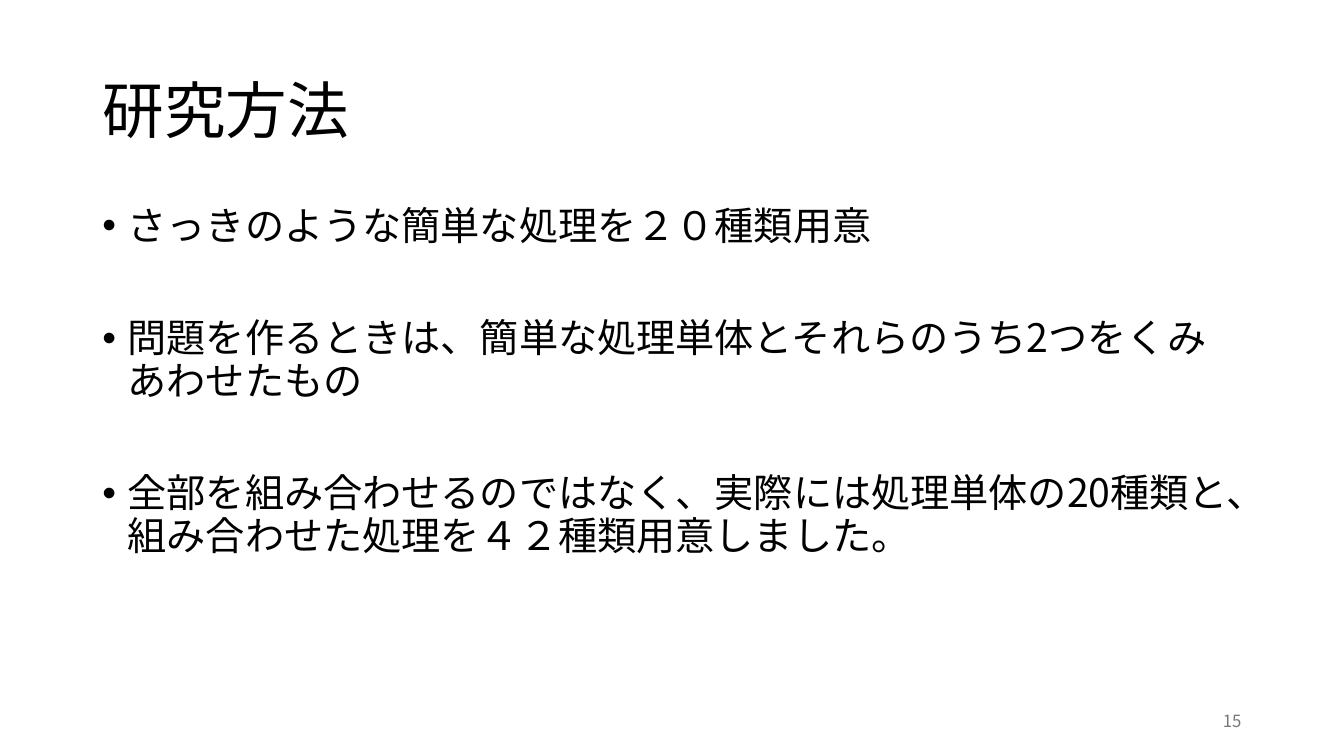
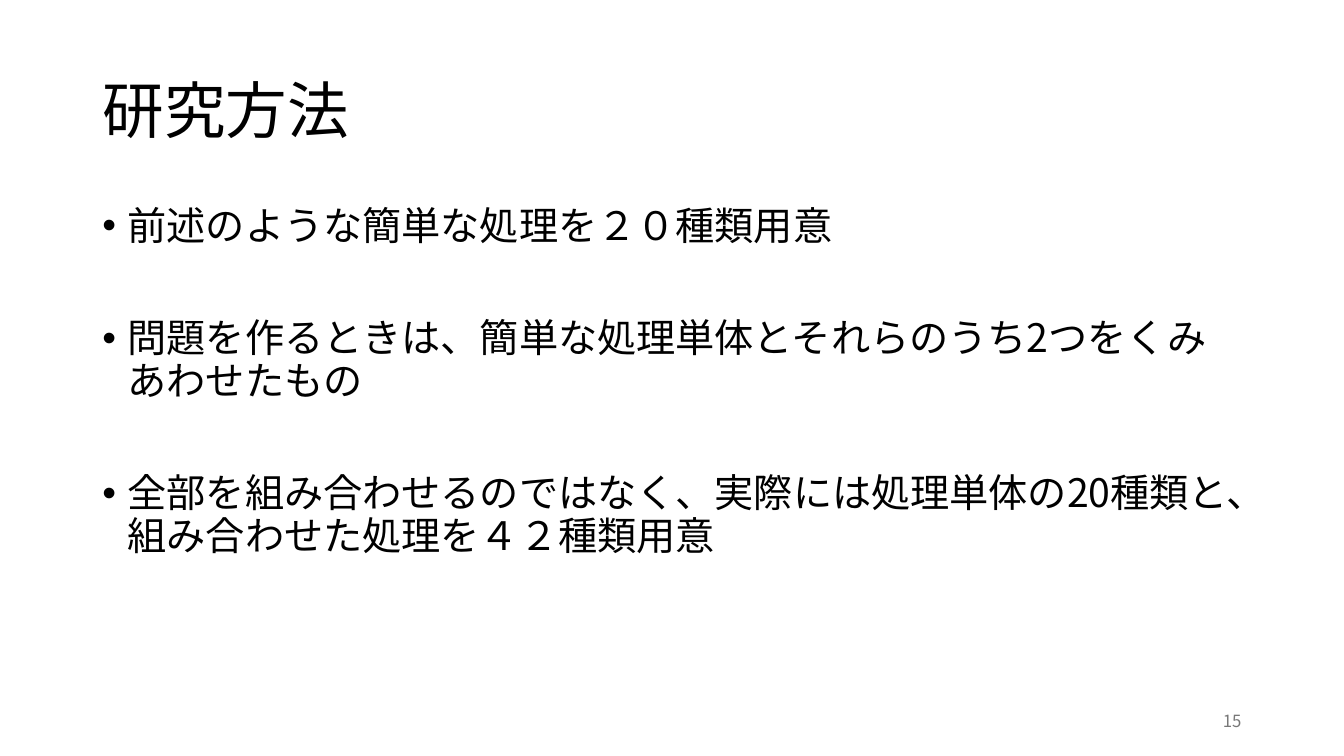
Before and after one commit to rollotea/array-task, a slide deck: slide 15 of 生成AIの追加学習による問題.pptx. Drawn at 1344x756 pixels with LibreOffice and Linux fonts; fonts in the diff are those of the drawing. Boxes give left, top, right and bottom in pixels: in the first picture for what was removed or moved away, otherwise in the second. Text is boxed around its words. In the diff, an @@ line names an element or a change of style, - is before the commit and + after.

```diff
--- a/生成AIの追加学習による問題.pptx
+++ b/生成AIの追加学習による問題.pptx
@@ text at [128,207,833,244]: text changed @@
-• さっきのような簡単な処理を２０種類用意
+• 前述のような簡単な処理を２０種類用意
@@ text at [128,474,1266,554]: text changed @@
-• 全部を組み合わせるのではなく、実際には処理単体の20種類と、組み合わせた処理を４２種類用意しました。
+• 全部を組み合わせるのではなく、実際には処理単体の20種類と、組み合わせた処理を４２種類用意
```
Also in this commit, not shown: 5 other slides changed, 1 slide added.
